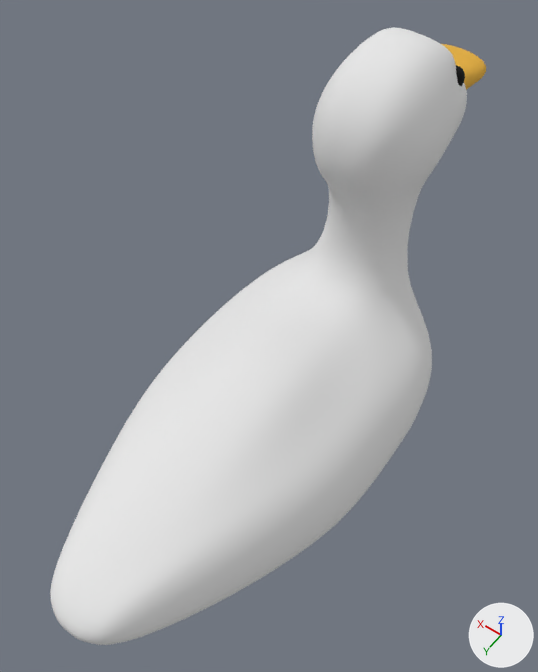
What one commit did to the Blender file assets/models/blender/Duck.blend.
One viewpoint serves both versions: a 50 mm lens placed at (-2.44, 3.65, 9.31), pointed at (0.32, -0.21, 3.24). Lighting does not change. The marker at lower right points along +X, +Y and +Z. The older version comes first.
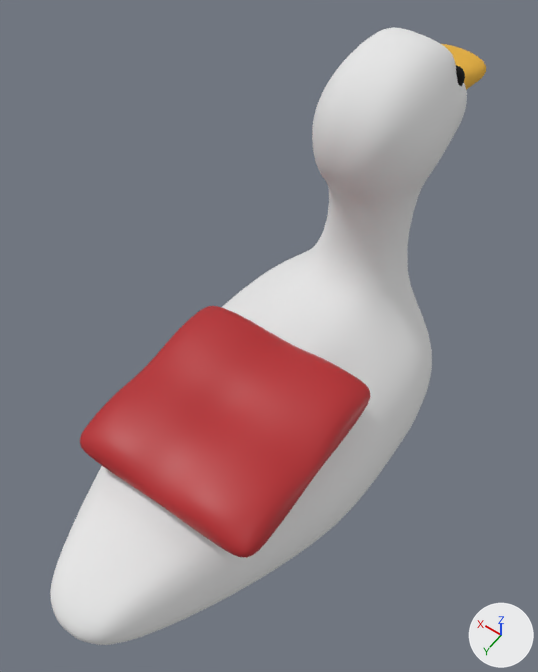
Where the change shows, as pixel boxes (x1, y1, x2, y2) in the pictures (538 x 672 px):
'Pillow', shown (red)
    after: (80, 306, 370, 558)

Edits to the bpy script that builds the scene:
```text
Change ob_pillow:
    ob_pillow.location: (0.0, 0.5, 3.74) -> (-0.06, 0.97, 3.57)
    ob_pillow.rotation_euler: (0.0, 0.0, 0.0) -> (-0.0336, 0.0628, -0.00879)  # degrees (0, 0, 0) -> degrees (-1.9, 3.6, -0.5)
    remove ob_pillow.hide_set(True)
```
